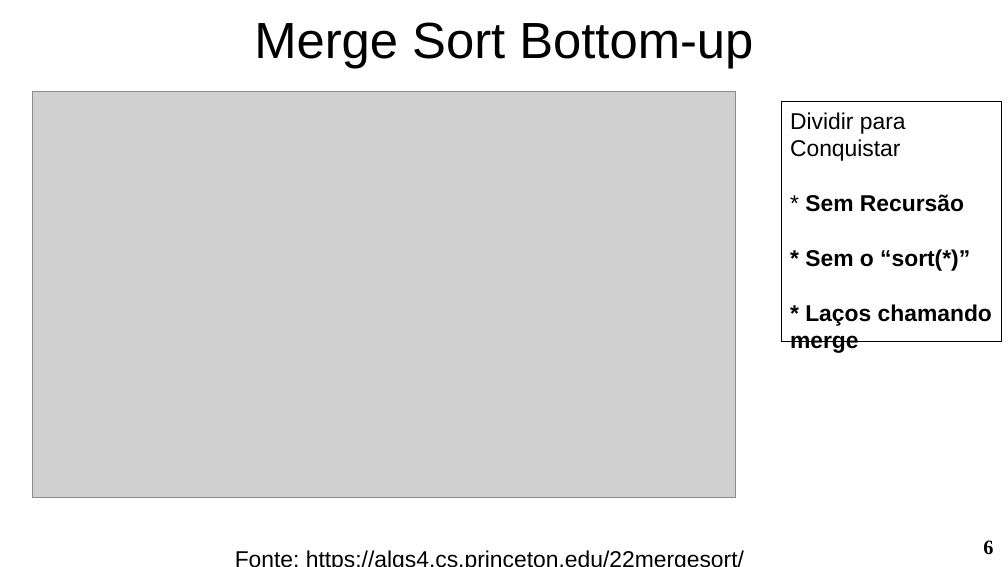
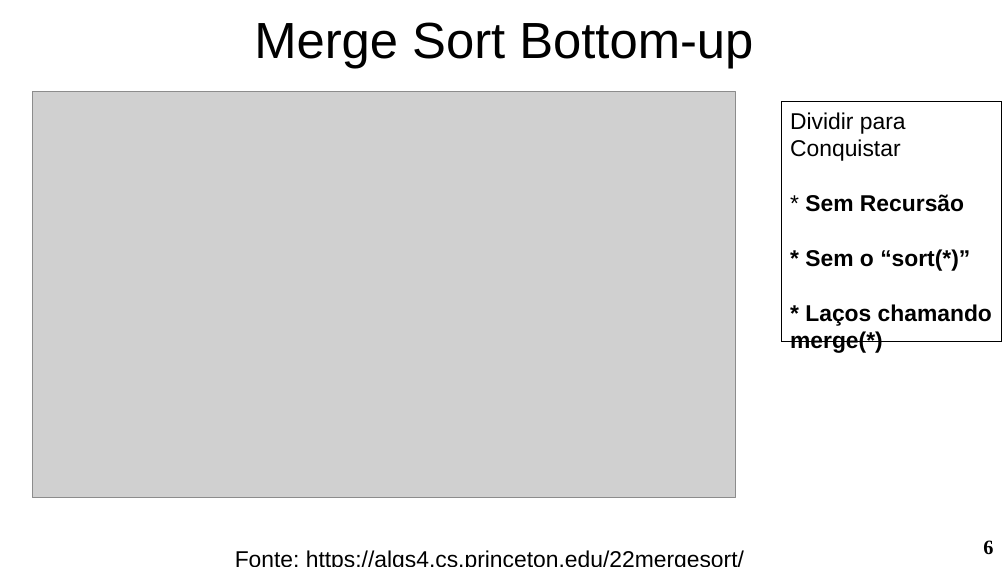
Before and after one commit to ryuuzaki42/merge-insertsort, a slide deck: slide 6 of trabalho01 app JB.odp. Drawn at 1008x567 pixels with LibreOffice and Linux fonts; fonts in the diff are those of the drawing; grey boxes stand for pictures. Boxes give left, top, right and bottom in pixels: in the first picture for what was removed or moved away, otherwise in the second. Text is boxed around its words. In the diff, an @@ line names an element or a change of style, - is before the commit and + after.

```diff
--- a/trabalho01 app JB.odp
+++ b/trabalho01 app JB.odp
@@ text in rectangle at [790,331,883,353]: text changed @@
-merge
+merge(*)
```
Also in this commit, not shown: 9 other slides changed, 1 other file.
